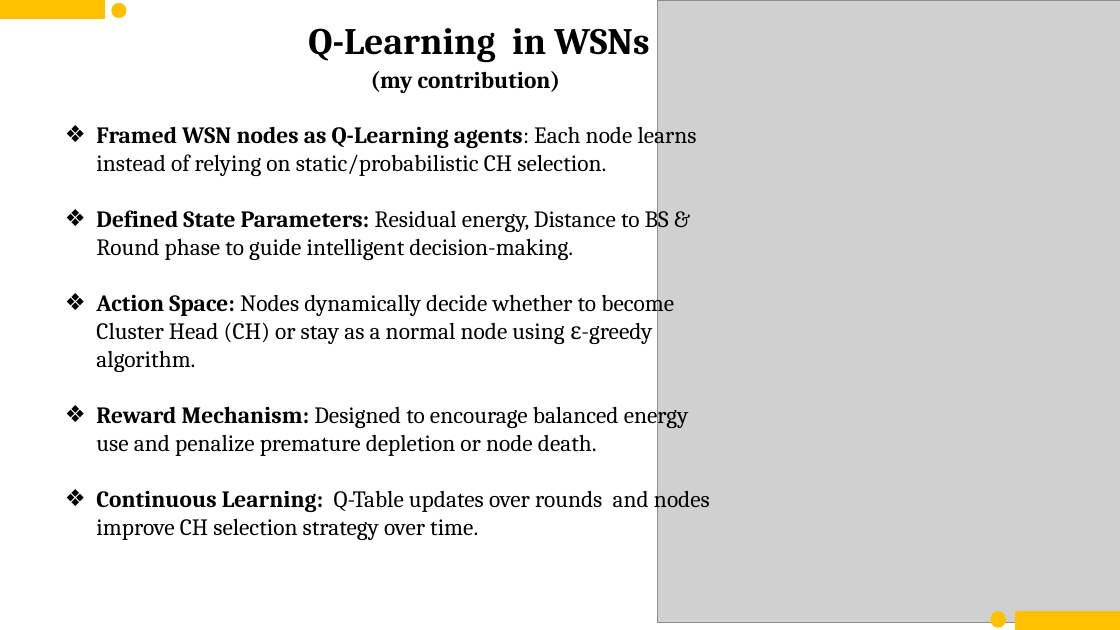
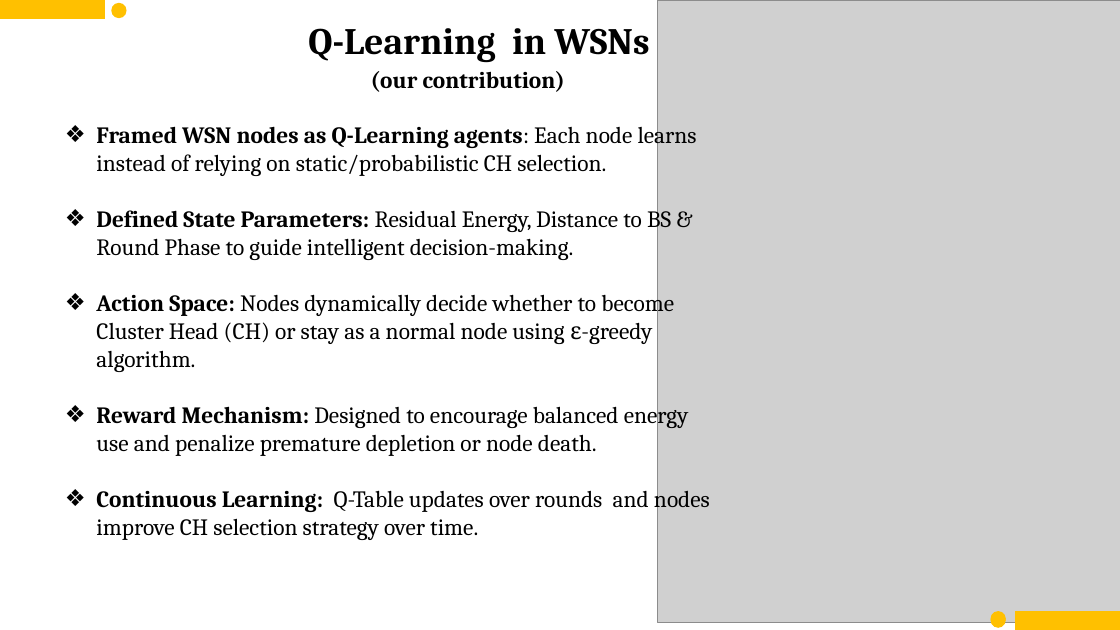
Before and after one commit to imshubhamcodex/ql--resources, a slide deck: slide 16 of mid_sem_RL.pptx. Drawn at 1120x630 pixels with LibreOffice and Linux fonts; fonts in the diff are those of the drawing; grey boxes stand for pictures. Boxes give left, top, right and bottom in pixels: in the first picture for what was removed or moved away, otherwise in the second. Text is boxed around its words. In the diff, an @@ line names an element or a change of style, - is before the commit and + after.

```diff
--- a/mid_sem_RL.pptx
+++ b/mid_sem_RL.pptx
@@ text at <box>371,71,565,92</box>: text changed @@
-(my contribution)
+(our contribution)
@@ text at <box>96,206,671,260</box>: text changed @@
-❖ Defined State Parameters: Residual energy, Distance to BS & Round phase to guide intelligent decision-making.
+❖ Defined State Parameters: Residual Energy, Distance to BS & Round Phase to guide intelligent decision-making.
```
Also in this commit, not shown: 7 other slides changed, 2 slides added.
